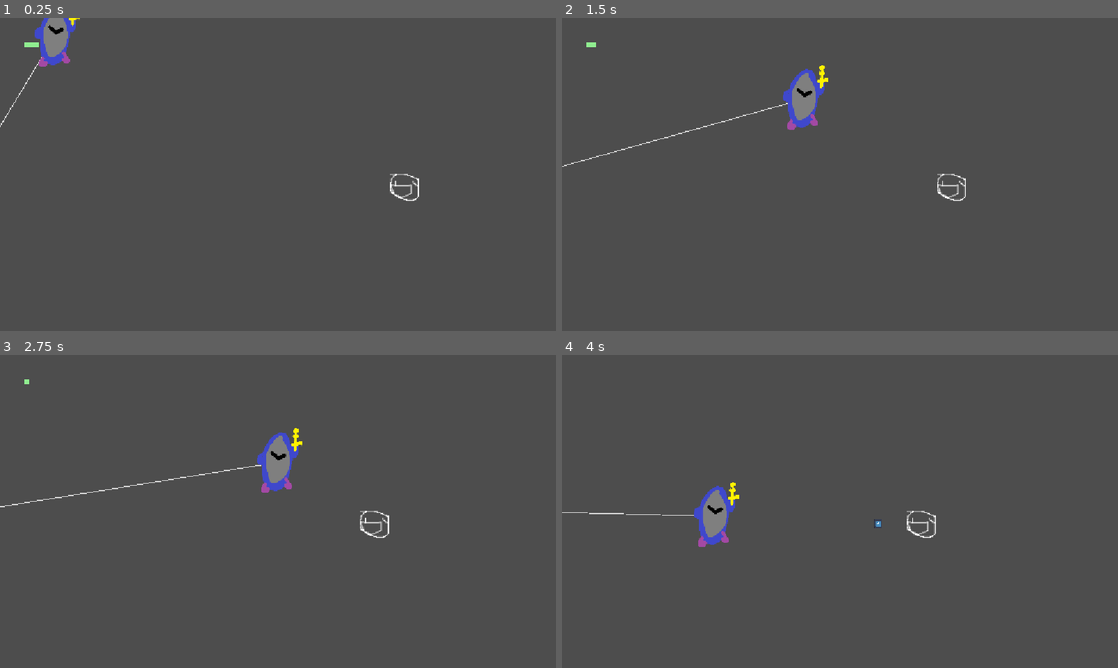
Above: before the commit, frames 1-4 (two rows, left to right).
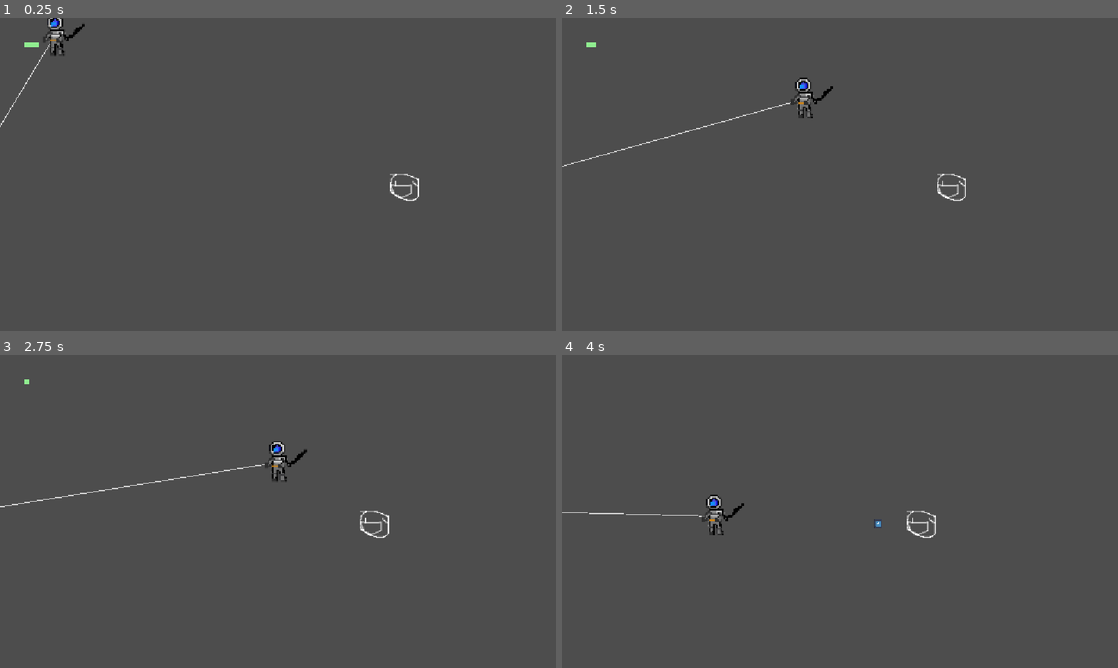
Above: after the commit, the same moments.

Repository: UnicornBeast/thegameofdoomanddeath
Game: Godot game, scene res://mainLevel.tscn
Same seed, same stepped clock (60 frames per second), same inputs: the game is played once before the commit and once after it. The engine's default icon, where the game draws it, is replaced by a stand-in: a white triangle on a blue panel in a dark square.
Inputs (mouse positions are in pixels of both pictures, inside the frame that each line leads up to):
- Up to frame 1 (0.25 s): no input
- Up to frame 2 (1.5 s): move the mouse to (962, 158) at 0.52 s; hold D (damagetest) 0.53-1.28 s; move the mouse to (728, 190) at 1.27 s; tap R (depression) at 1.35 s
- Up to frame 3 (2.75 s): move the mouse to (333, 442) at 2.02 s; hold D (damagetest) from 2.03 s (still down)
- Up to frame 4 (4 s): move the mouse to (812, 574) at 2.77 s; release D (damagetest) at 2.78 s; tap R (depression) at 2.85 s; move the mouse to (1006, 558) at 3.52 s; hold D (damagetest) from 3.53 s (still down)

The runs differ from the first frame. In frame 1, 0.8% of the frame differs, in the area x 6-16%, y 0-16%; in frame 2, 1.0%, in the area x 39-49%, y 15-36%; in frame 3, 1.0%; in frame 4, 1.0%.

Commit message:
changed player sprite and added music to mm

Diff:
--- a/MainMenu.tscn
+++ b/MainMenu.tscn
@@ -2,6 +2,7 @@
 
 [ext_resource type="Script" uid="uid://wl4kf4yqduu4" path="res://main_menu.gd" id="1_eiy7p"]
 [ext_resource type="Texture2D" uid="uid://ukgt62587cn3" path="res://assets/Imcookinanditsageesenbo.png" id="1_i26rj"]
+[ext_resource type="AudioStream" uid="uid://hkbwpxlbllhs" path="res://assets/We MIGHT be a lil cooked.mp3" id="3_h7a2f"]
 
 [node name="Node2D" type="Node2D" unique_id=1685822894]
 script = ExtResource("1_eiy7p")
@@ -33,5 +34,7 @@
 text = "HyperDroids"
 
 [node name="AudioStreamPlayer" type="AudioStreamPlayer" parent="." unique_id=1493630491]
+stream = ExtResource("3_h7a2f")
+autoplay = true
 
 [connection signal="pressed" from="Credits" to="." method="_on_credits_pressed"]
--- a/player.tscn
+++ b/player.tscn
@@ -1,12 +1,46 @@
 [gd_scene format=3 uid="uid://b1v8dkmu0x1vh"]
 
-[ext_resource type="Texture2D" uid="uid://dt12o3gpyo5vw" path="res://assets/MK.png" id="1_4flbx"]
 [ext_resource type="Script" uid="uid://bwpmepxxxgaya" path="res://playermove.gd" id="1_onrkg"]
 [ext_resource type="Script" uid="uid://bkyh1swyhu313" path="res://player.gd" id="2_i3pqv"]
+[ext_resource type="Texture2D" uid="uid://h18vtbrpmcfn" path="res://download (1).png" id="3_i3pqv"]
 
 [sub_resource type="CapsuleShape2D" id="CapsuleShape2D_asv8i"]
 radius = 26.0
 height = 108.0
+
+[sub_resource type="AtlasTexture" id="AtlasTexture_hqtel"]
+atlas = ExtResource("3_i3pqv")
+region = Rect2(0, 0, 96, 96)
+
+[sub_resource type="AtlasTexture" id="AtlasTexture_sweqy"]
+atlas = ExtResource("3_i3pqv")
+region = Rect2(96, 0, 96, 96)
+
+[sub_resource type="AtlasTexture" id="AtlasTexture_2hs0m"]
+atlas = ExtResource("3_i3pqv")
+region = Rect2(0, 96, 96, 96)
+
+[sub_resource type="SpriteFrames" id="SpriteFrames_0hv8a"]
+animations = [{
+"frames": [],
+"loop": 1,
+"name": &"default",
+"speed": 3.0
+}, {
+"frames": [{
+"duration": 1.0,
+"texture": SubResource("AtlasTexture_hqtel")
+}, {
+"duration": 1.0,
+"texture": SubResource("AtlasTexture_sweqy")
+}, {
+"duration": 1.0,
+"texture": SubResource("AtlasTexture_2hs0m")
+}],
+"loop": 1,
+"name": &"new_animation",
+"speed": 5.0
+}]
 
 [node name="Node2D" type="Node2D" unique_id=1958953829]
 script = ExtResource("1_onrkg")
@@ -19,7 +53,7 @@
 position = Vector2(1, 1)
 shape = SubResource("CapsuleShape2D_asv8i")
 
-[node name="Sprite2D" type="Sprite2D" parent="Player" unique_id=689107004]
-position = Vector2(4, -3.5334415)
-scale = Vector2(0.7698794, 1.06979)
-texture = ExtResource("1_4flbx")
+[node name="AnimatedSprite2D" type="AnimatedSprite2D" parent="Player" unique_id=901431396]
+position = Vector2(15, -6)
+sprite_frames = SubResource("SpriteFrames_0hv8a")
+animation = &"new_animation"
Not shown, added: assets/We MIGHT be a lil cooked.mp3.import
Not shown, added: assets/We MIGHT be a lil cooked.mp3
